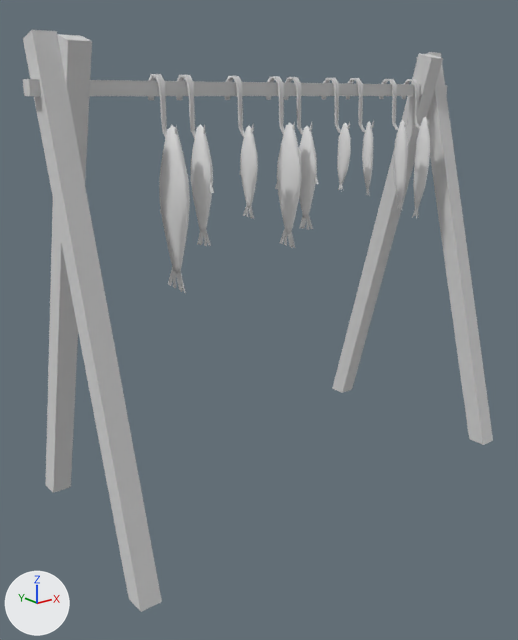
The glTF model assets/models/maps/docks/Dock_Props_Rack_Fish.gltf, before and after one commit.
Both versions are drawn from a 50 mm lens placed at (-2.27, -2.68, 1.92), pointed at (-0.12, 0.0, 0.85). Every picture has the same lights, and +X, +Y and +Z are marked at lower left. The older version comes first.

Objects in the first picture: 'Dock_Props_Rack_Fish'.
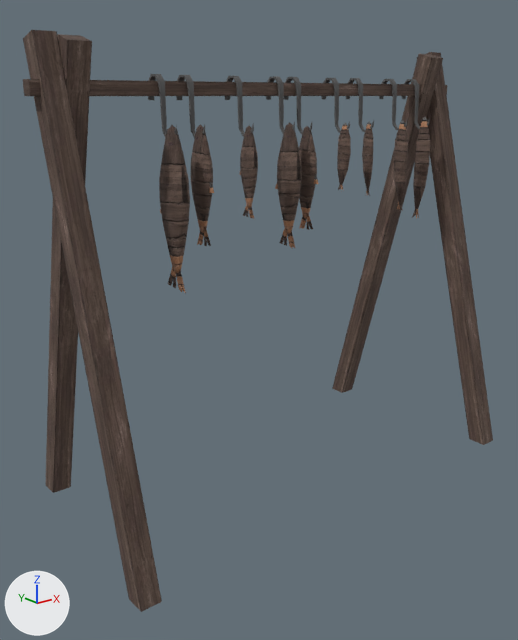
What differs and where, as boxes [x1, y1, x2, y2] in the pictures (518 x 640 px):
'Dock_Props_Rack_Fish', surface changed (white to brown)
    both: [23, 30, 493, 612]

Edits to the bpy script that builds the scene:
```text
Add img_docktrim_normal:
    img_docktrim_normal = load_image('DockTrim_Normal', 'DockTrim_Normal.jpg', 1024, 1024, 'Non-Color')
Add img_docktrim_diffuse:
    img_docktrim_diffuse = load_image('DockTrim_Diffuse', 'DockTrim_Diffuse.jpg', 1024, 1024, 'sRGB')
Change mat_docktrim_mat:
    where n0 = _N.new('ShaderNodeBsdfPrincipled'); n0.name = 'Principled BSDF'
    remove n0.inputs[1].default_value = 1.0  # 'Metallic'
    n0.inputs[2].default_value: 1.0 -> 0.85  # 'Roughness'
    add n2 = _N.new('ShaderNodeTexImage'); n2.name = 'Image Texture'
    add n2.image = img_docktrim_diffuse
    add n3 = _N.new('ShaderNodeNormalMap'); n3.name = 'Normal Map'
    add n3.uv_map = 'UVMap'
    add n4 = _N.new('ShaderNodeTexImage'); n4.name = 'Image Texture.001'
    add n4.image = img_docktrim_normal
    add _L.new(n2.outputs[0], n0.inputs[0])  # 'Color' to 'Base Color'
    add _L.new(n3.outputs[0], n0.inputs[5])  # 'Normal' to 'Normal'
    add _L.new(n4.outputs[0], n3.inputs[1])  # 'Color' to 'Color'
Change mat_fish_mat:
    where n0 = _N.new('ShaderNodeBsdfPrincipled'); n0.name = 'Principled BSDF'
    add n0.inputs[2].default_value = 0.85  # 'Roughness'
    add n2 = _N.new('ShaderNodeTexImage'); n2.name = 'Image Texture'
    add n2.image = img_docktrim_diffuse
    add n3 = _N.new('ShaderNodeNormalMap'); n3.name = 'Normal Map'
    add n3.uv_map = 'UVMap'
    add n4 = _N.new('ShaderNodeTexImage'); n4.name = 'Image Texture.001'
    add n4.image = img_docktrim_normal
    add _L.new(n2.outputs[0], n0.inputs[0])  # 'Color' to 'Base Color'
    add _L.new(n3.outputs[0], n0.inputs[5])  # 'Normal' to 'Normal'
    add _L.new(n4.outputs[0], n3.inputs[1])  # 'Color' to 'Color'
```
